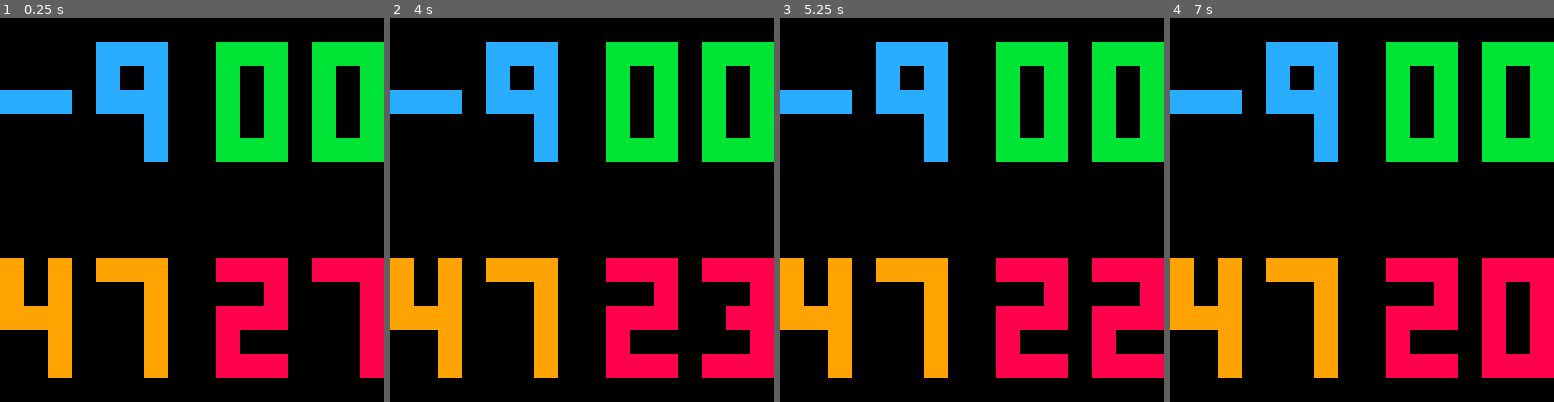
Above: before the commit, frames 1-4 (left to right).
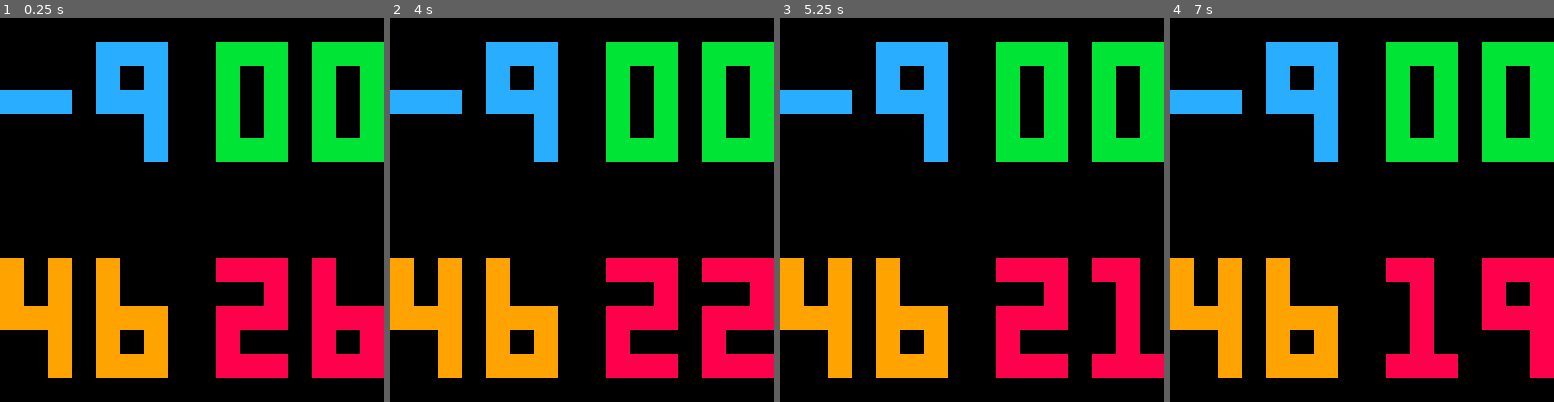
Above: after the commit, the same moments.

Repository: soupstoregames/pico-games
Game: PICO-8 cartridge ldcountdown.p8
Two runs of this game, one before a commit and one after it. Both use one fixed random seed, a clock stepped at 60 frames per second and the inputs below.
Inputs:
- Up to frame 1 (0.25 s): no input
- Up to frame 2 (4 s): no input
- Up to frame 3 (5.25 s): no input
- Up to frame 4 (7 s): no input

The runs differ from the first frame. In frame 1, 7.0% of the frame differs, in the area x 25-100%, y 62-94%; in frame 2, 4.7%; in frame 3, 6.2%; in frame 4, 7.8%, in the area x 25-94%, y 62-94%.

Commit message:
Add files via upload

Diff:
--- a/ldcountdown.p8
+++ b/ldcountdown.p8
@@ -4,9 +4,13 @@
 -- ld countdown
 -- by soupstoregames
 
+day=5
+hour=23
+
 function _init()
-	end_time=23*60
-	end_time+=5*24*60
+	end_time=hour*60
+	end_time+=day*24*60
+	end_time-=1
 end
 
 
@@ -17,7 +21,7 @@
 
 	delta=end_time-t
 
-	secs=60-stat(95)
+	secs=60-stat(95)-1
 	mins=flr(delta%60)
 	delta/=60
 	hours=flr(delta%24)
